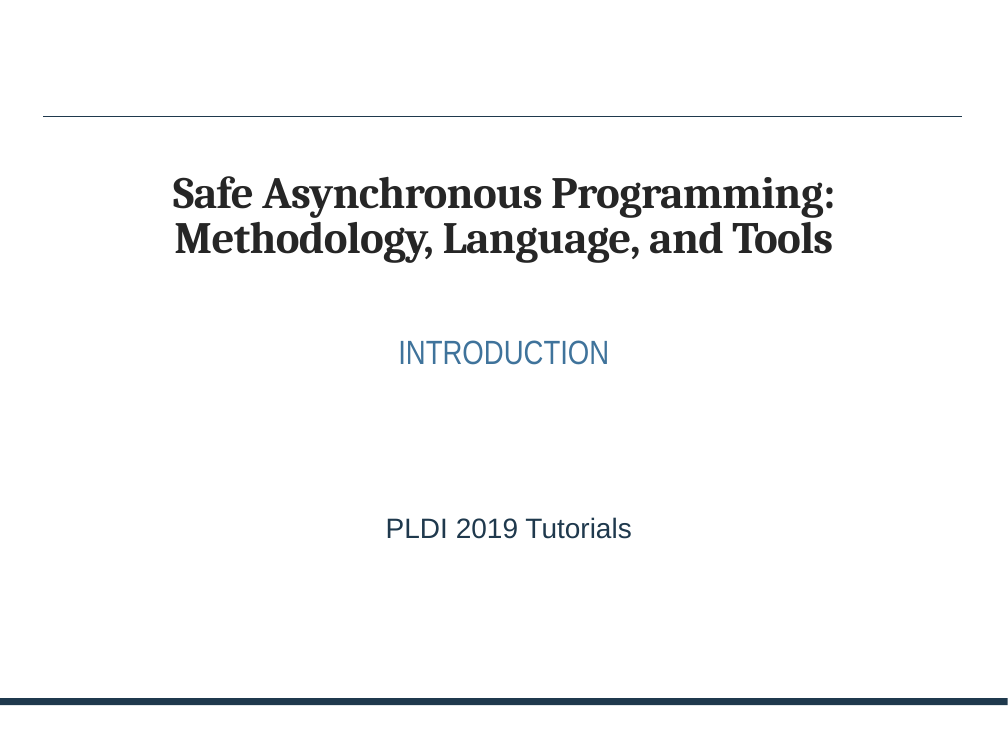
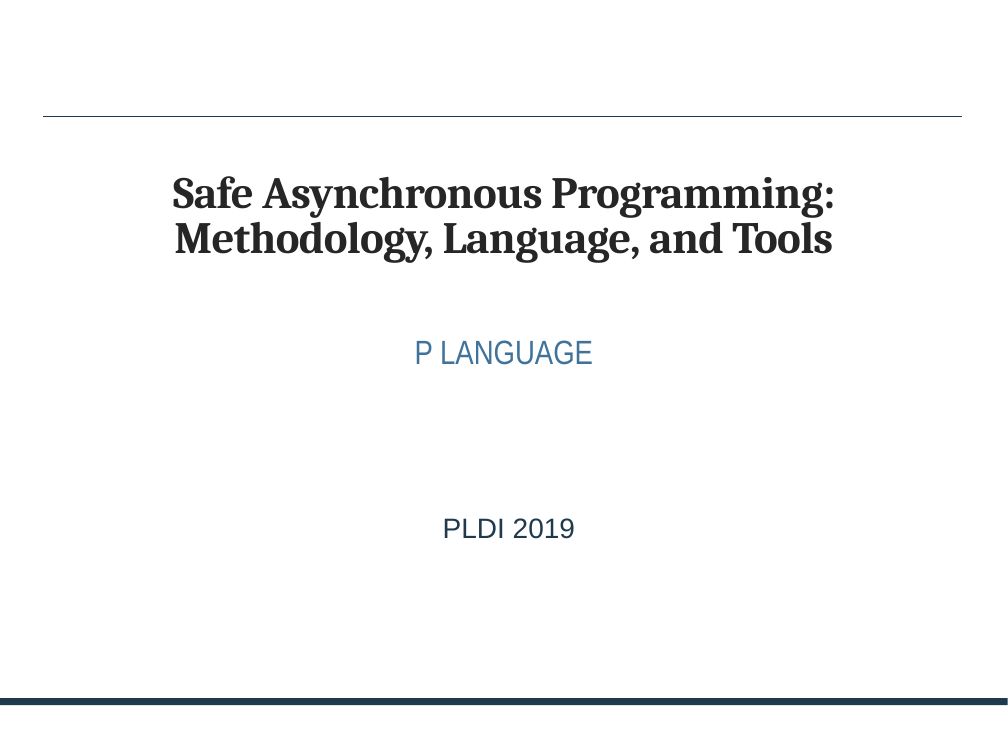
Before and after one commit to p-org/plditutorial, a slide deck: slide 1 of Presentations/2 - PLanguage.pptx. Drawn at 1008x756 pixels with LibreOffice and Linux fonts; fonts in the diff are those of the drawing. Boxes give left, top, right and bottom in pixels: in the first picture for what was removed or moved away, otherwise in the second. Text is boxed around its words. In the diff, an @@ line names an element or a change of style, - is before the commit and + after.

```diff
--- a/Presentations/2 - PLanguage.pptx
+++ b/Presentations/2 - PLanguage.pptx
@@ subtitle at bbox=[415, 340, 593, 365]: text changed @@
-INTRODUCTION
+P LANGUAGE
@@ text at bbox=[443, 518, 575, 539]: text changed @@
-  PLDI 2019 Tutorials
+  PLDI 2019
```
Also in this commit, not shown: 2 other slides changed, 7 slides added, 3 other files.
